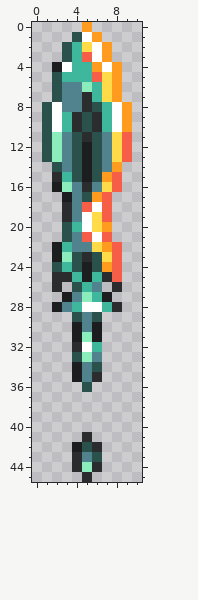
Pixel-art sprite -- Assets/Bosses/GlassMiniboss/GlassSword.png. Above, as it was before the edit.
The file is 22x92 pixels, drawn in blocks of 2x2; one block is one cell here. Colours within 5 levels of each other are drawn and written as one.
The same view after the edit:
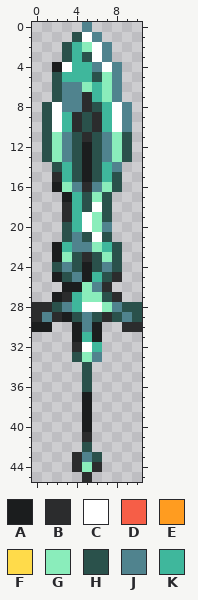
Palette (. is transparent): A #1b1d1e  B #2b2c2d  C #ffffff  D #f65e47  E #ff9c20  F #ffdb4a  G #8aedbb  H #2a514b  J #50838e  K #3fb79c
From old to new:
{"y":0,"x":5,"old":"E","new":"J"}
{"y":1,"x":6,"old":"E","new":"J"}
{"y":2,"x":5,"old":"F","new":"G"}
{"y":2,"x":7,"old":"E","new":"J"}
{"y":3,"x":5,"old":"D","new":"H"}
{"y":3,"x":7,"old":"E","new":"J"}
{"y":4,"x":6,"old":"E","new":"J"}
{"y":4,"x":8,"old":"E","new":"J"}
{"y":5,"x":6,"old":"DFE","new":"HGJ"}
{"y":6,"x":7,"old":"FE","new":"GJ"}
{"y":7,"x":7,"old":"FE","new":"GJ"}
{"y":8,"x":9,"old":"E","new":"J"}
{"y":9,"x":9,"old":"E","new":"J"}
{"y":10,"x":9,"old":"E","new":"J"}
{"y":11,"x":8,"old":"FD","new":"GH"}
{"y":12,"x":8,"old":"FD","new":"GH"}
{"y":13,"x":8,"old":"FD","new":"GH"}
{"y":14,"x":3,"old":"J","new":"K"}
{"y":14,"x":7,"old":"JE","new":"KJ"}
{"y":15,"x":7,"old":"ED","new":"KH"}
{"y":16,"x":7,"old":"FD","new":"GH"}
{"y":17,"x":4,"old":"J","new":"K"}
{"y":17,"x":6,"old":"ED","new":"GH"}
{"y":18,"x":4,"old":"JD","new":"KH"}
{"y":18,"x":7,"old":"D","new":"H"}
{"y":19,"x":4,"old":"J","new":"K"}
{"y":19,"x":6,"old":"FD","new":"GH"}
{"y":20,"x":6,"old":"FE","new":"GJ"}
{"y":21,"x":5,"old":"D","new":"H"}
{"y":21,"x":7,"old":"D","new":"H"}
{"y":22,"x":6,"old":"FED","new":"GKH"}
{"y":23,"x":7,"old":"FD","new":"GH"}
{"y":24,"x":3,"old":"K","new":"J"}
{"y":24,"x":7,"old":"ED","new":"JH"}
{"y":25,"x":2,"old":"BBK","new":"AHJ"}
{"y":25,"x":7,"old":"BD","new":"HB"}
{"y":26,"x":2,"old":"B.HK","new":".AAG"}
{"y":26,"x":7,"old":".B","new":"B."}
{"y":27,"x":2,"old":".AJ","new":"ABK"}
{"y":27,"x":6,"old":"KA.","new":"GHB"}
{"y":28,"x":0,"old":"..A","new":"BBH"}
{"y":28,"x":7,"old":"KB..","new":"GJHH"}
{"y":29,"x":0,"old":"....","new":"BJBA"}
{"y":29,"x":7,"old":"....","new":"BHJH"}
{"y":30,"x":0,"old":"..","new":"AA"}
{"y":30,"x":9,"old":"..","new":"BB"}
{"y":31,"x":5,"old":"G","new":"K"}
{"y":34,"x":4,"old":"AJH","new":".H."}
{"y":35,"x":4,"old":"AJB","new":".H."}
{"y":37,"x":5,"old":".","new":"A"}
{"y":38,"x":5,"old":".","new":"A"}
{"y":39,"x":5,"old":".","new":"A"}
{"y":40,"x":5,"old":".","new":"A"}
{"y":42,"x":4,"old":"A","new":"."}
{"y":42,"x":6,"old":"B","new":"."}
{"label":"changed","picture_box":[32,22,142,452]}
